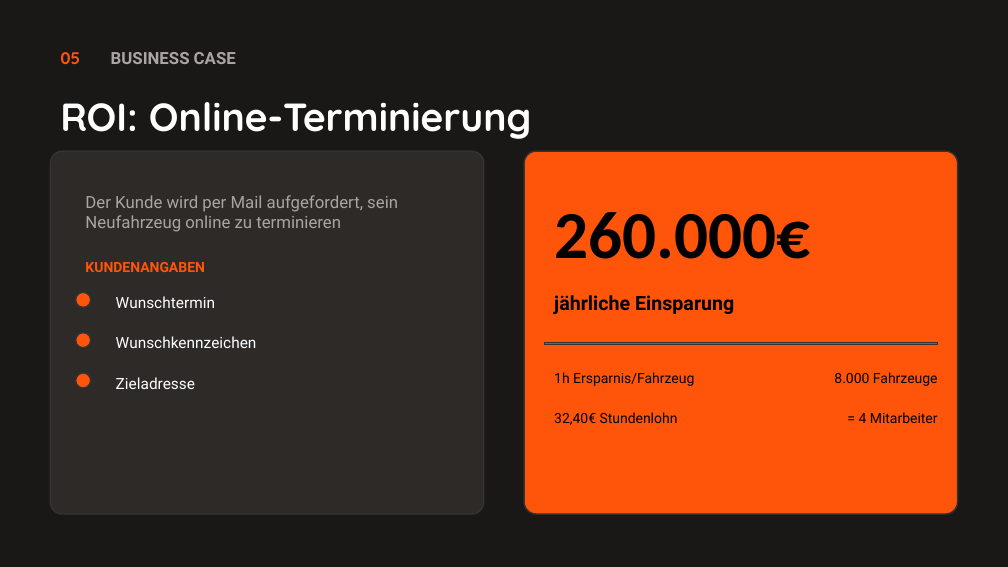
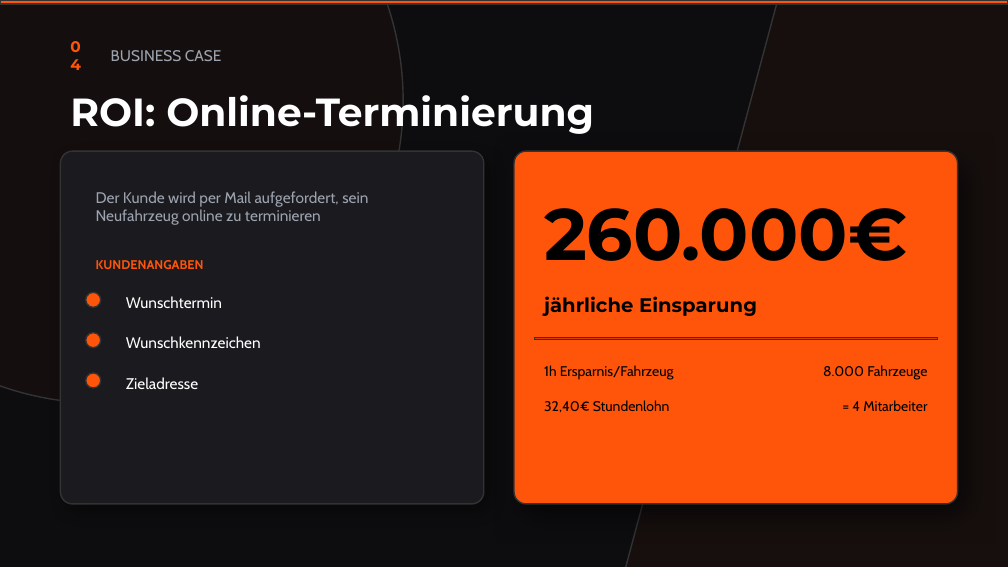
Before and after one commit to 0verhead/fahrerplanung-presentation, a slide deck: slide 11 of output/fahrersoftware-magnum-opus.pptx. Drawn at 1008x567 pixels with LibreOffice and Linux fonts; fonts in the diff are those of the drawing. Boxes give left, top, right and bottom in pixels: in the first picture for what was removed or moved away, otherwise in the second. Text is boxed around its words. In the diff, an @@ line names an element or a change of style, - is before the commit and + after.

```diff
--- a/output/fahrersoftware-magnum-opus.pptx
+++ b/output/fahrersoftware-magnum-opus.pptx
@@ background #1A1816 to #0D0D0F @@
@@ ellipse added at (0, 0, 403, 403), fill #FF550A at 3% opacity, outline #333333 1 pt @@
@@ rectangle added at (0, 0, 1008, 4), fill #FF550A, outline #333333 1 pt @@
@@ rectangle added at (610, 0, 1008, 567), fill #FF550A at 4% opacity, outline #333333 1 pt @@
@@ text removed at (60, 52, 80, 64) @@
-05
@@ text added at (60, 40, 101, 71), 11 pt, text #FF550A, bold @@
+04
@@ text "BUSINESS CASE" at (111, 50, 222, 61): size 12 to 11 pt, font Roboto to Cabin, text colour #A8A5A2 to #9CA3AF, bold off @@
@@ text "ROI: Online-Terminierung": place and size @@
-text "ROI: Online-Terminierung" at (60, 102, 532, 139)
+text "ROI: Online-Terminierung" at (70, 95, 594, 134)
@@ text "ROI: Online-Terminierung" at (70, 95, 594, 134): font Quicksand to Montserrat @@
@@ rounded rectangle: place and size @@
-rounded rectangle at (50, 151, 484, 514)
+rounded rectangle at (60, 151, 484, 504)
@@ rounded rectangle at (60, 151, 484, 504): fill #2D2A27 to #1A1A1F; shadow on; proportions changed @@
@@ text "Der Kunde wird per Mail ...": place and size @@
-text "Der Kunde wird per Mail ..." at (85, 195, 398, 232)
+text "Der Kunde wird per Mail ..." at (96, 191, 368, 225)
@@ text "Der Kunde wird per Mail ..." at (96, 191, 368, 225): size 12 to 11 pt, font Roboto to Cabin, text colour #A8A5A2 to #9CA3AF @@
@@ rounded rectangle: place and size @@
-rounded rectangle at (524, 151, 958, 514)
+rounded rectangle at (514, 151, 958, 504)
@@ rounded rectangle at (514, 151, 958, 504): shadow on; proportions changed @@
@@ text "260.000€": place and size @@
-text "260.000€" at (554, 212, 810, 259)
+text "260.000€" at (544, 208, 908, 261)
@@ text "260.000€" at (544, 208, 908, 261): size 48 to 52 pt, font Calibri to Montserrat @@
@@ text "KUNDENANGABEN": place and size @@
-text "KUNDENANGABEN" at (85, 262, 205, 272)
+text "KUNDENANGABEN" at (96, 260, 204, 269)
@@ text "KUNDENANGABEN" at (96, 260, 204, 269): size 10 to 9 pt, font Roboto to Cabin @@
@@ text "Wunschtermin": place and size @@
-text "Wunschtermin" at (116, 296, 215, 308)
+text "Wunschtermin" at (126, 296, 222, 308)
@@ text "jährliche Einsparung": place and size @@
-text "jährliche Einsparung" at (554, 295, 734, 314)
+text "jährliche Einsparung" at (544, 296, 757, 316)
@@ text "jährliche Einsparung" at (544, 296, 757, 316): font Roboto to Montserrat @@
@@ text "Wunschkennzeichen": place and size @@
-text "Wunschkennzeichen" at (116, 336, 257, 348)
+text "Wunschkennzeichen" at (126, 336, 261, 348)
@@ text "1h Ersparnis/Fahrzeug": place and size @@
-text "1h Ersparnis/Fahrzeug" at (554, 372, 694, 386)
+text "1h Ersparnis/Fahrzeug" at (544, 365, 674, 380)
@@ rectangle: place and size @@
-rectangle at (544, 343, 937, 345)
+rectangle at (534, 338, 937, 340)
@@ text "8.000 Fahrzeuge": place and size @@
-text "8.000 Fahrzeuge" at (834, 372, 938, 386)
+text "8.000 Fahrzeuge" at (823, 365, 927, 380)
@@ 3 ellipses: place and size @@
-3 ellipses at (76, 292, 91, 388)
+3 ellipses at (86, 292, 101, 388)
@@ text "Zieladresse": place and size @@
-text "Zieladresse" at (116, 377, 195, 389)
+text "Zieladresse" at (126, 377, 198, 389)
@@ text "32,40€ Stundenlohn": place and size @@
-text "32,40€ Stundenlohn" at (554, 412, 678, 425)
+text "32,40€ Stundenlohn" at (544, 400, 670, 413)
@@ font Roboto to Cabin in 7 elements at (126, 296, 222, 308), (126, 336, 261, 348), (126, 377, 198, 389), (544, 365, 674, 380), (823, 365, 927, 380), (544, 400, 670, 413), (852, 400, 927, 411) @@
@@ text "= 4 Mitarbeiter": place and size @@
-text "= 4 Mitarbeiter" at (859, 412, 938, 423)
+text "= 4 Mitarbeiter" at (852, 400, 927, 411)
```
Also in this commit, not shown: 11 other slides changed, 1 other file.
